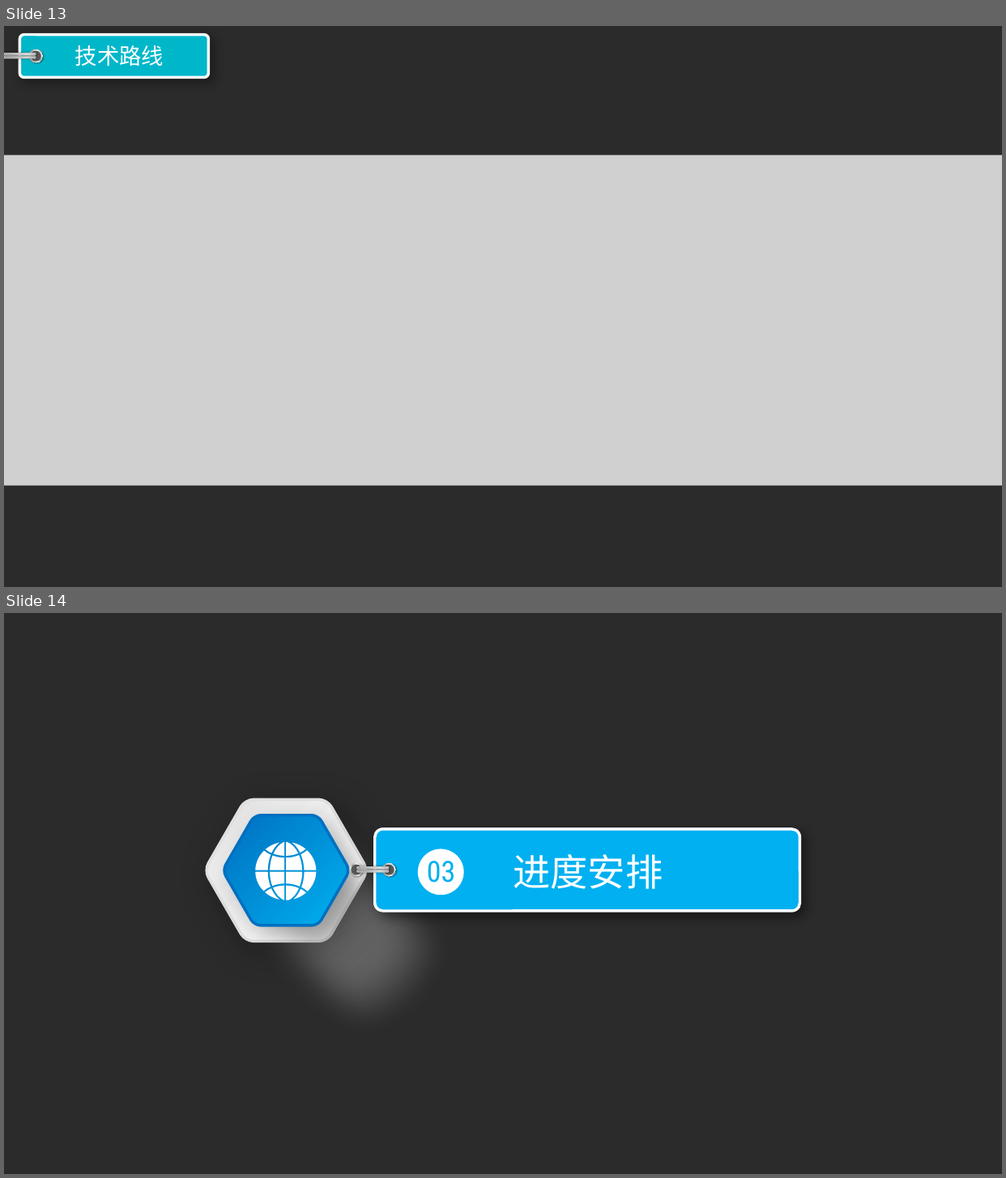
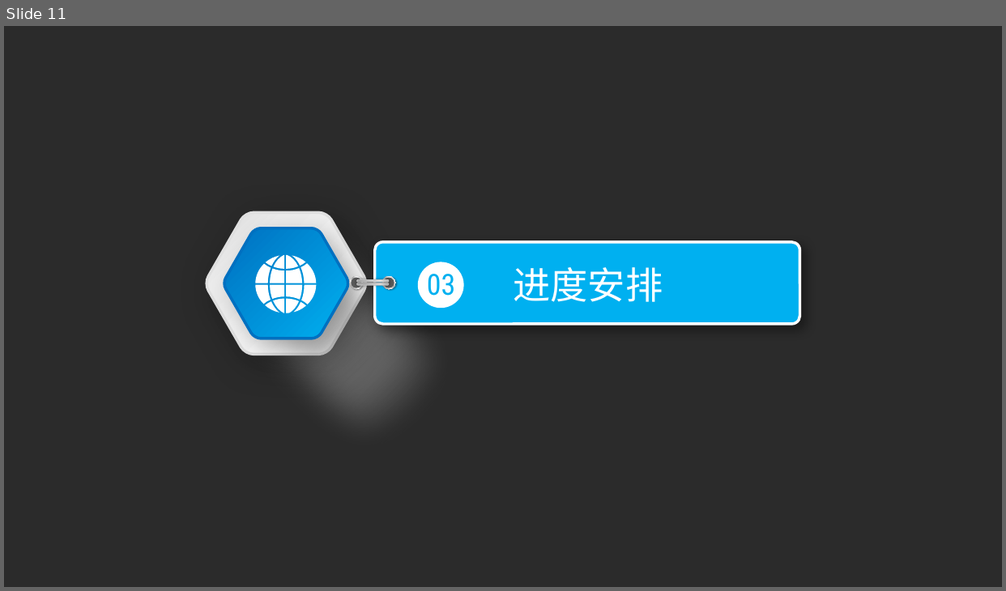
Before and after one commit to zhaobw61/Graduation-project, a slide deck: ppt/开题报告.pptx. Shown one above the other, each under a label of ours: slides 13 and 14 before the commit, slide 11 after it. The pictures are 1006x1178 and 1006x591 pixels, drawn with LibreOffice and Linux fonts; fonts in the diff are those of the drawing; grey boxes stand for pictures; background and template pictures are left out; a plain dark background stands for a picture behind light text. Boxes give left, top, right and bottom in pixels: in the first picture for what was removed or moved away, otherwise in the second. Text is boxed around its words. In the diff, an @@ line names an element or a change of style, - is before the commit and + after.

```diff
--- a/ppt/开题报告.pptx
+++ b/ppt/开题报告.pptx
@@ slide 13 removed at (4, 26, 1002, 587), background picture (left out) @@
@@ rounded rectangle removed at (20, 35, 209, 78) @@
@@ text removed at (75, 45, 164, 66) @@
-技术路线
@@ rounded rectangle removed at (4, 57, 36, 59) @@
@@ rounded rectangle removed at (4, 53, 36, 55) @@
@@ ellipse removed at (29, 50, 42, 63) @@
@@ ellipse removed at (31, 51, 42, 62) @@
@@ picture removed at (4, 155, 1002, 486) @@
@@ what was slide 14 is now slide 11 @@
```
Also in this commit, not shown: 12 slides changed, 2 other slides removed, 5 other files.
